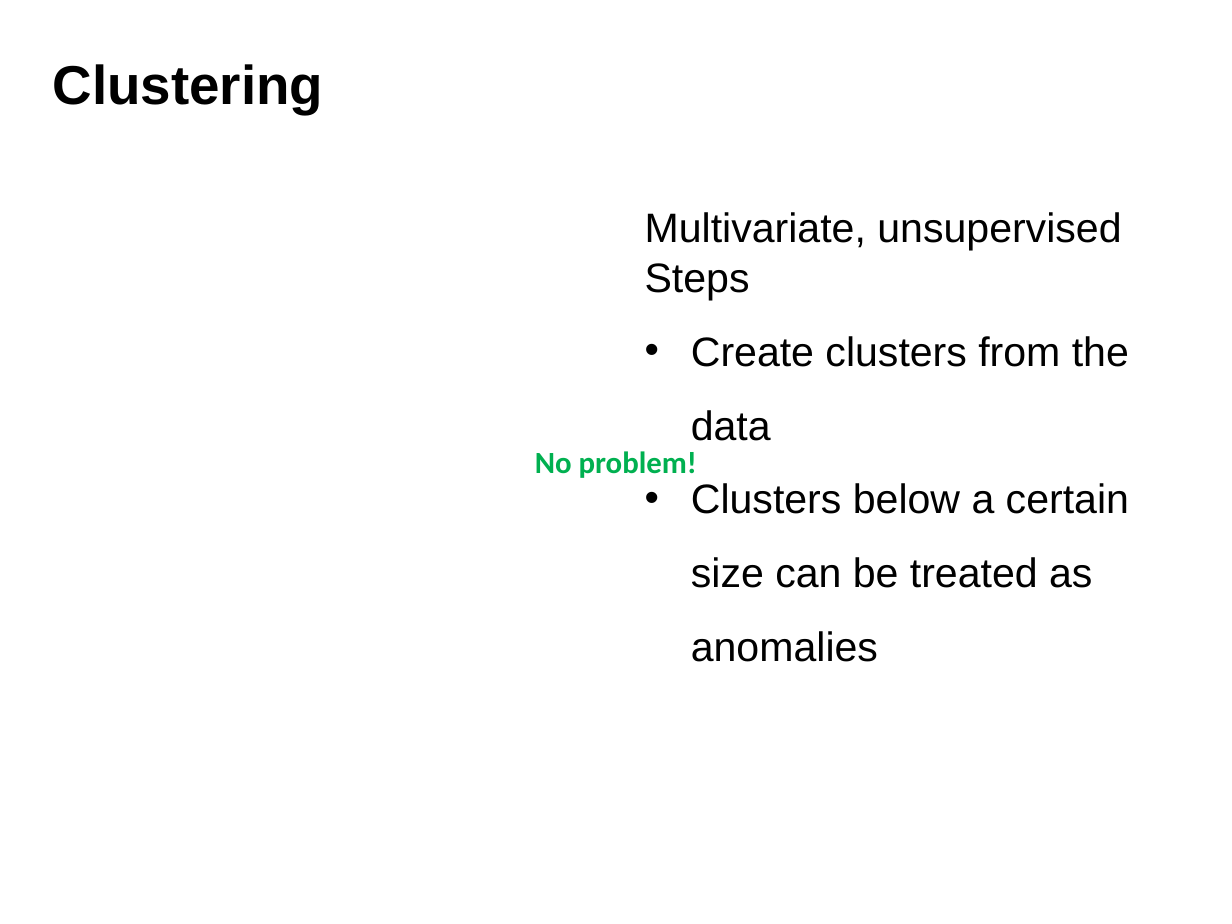
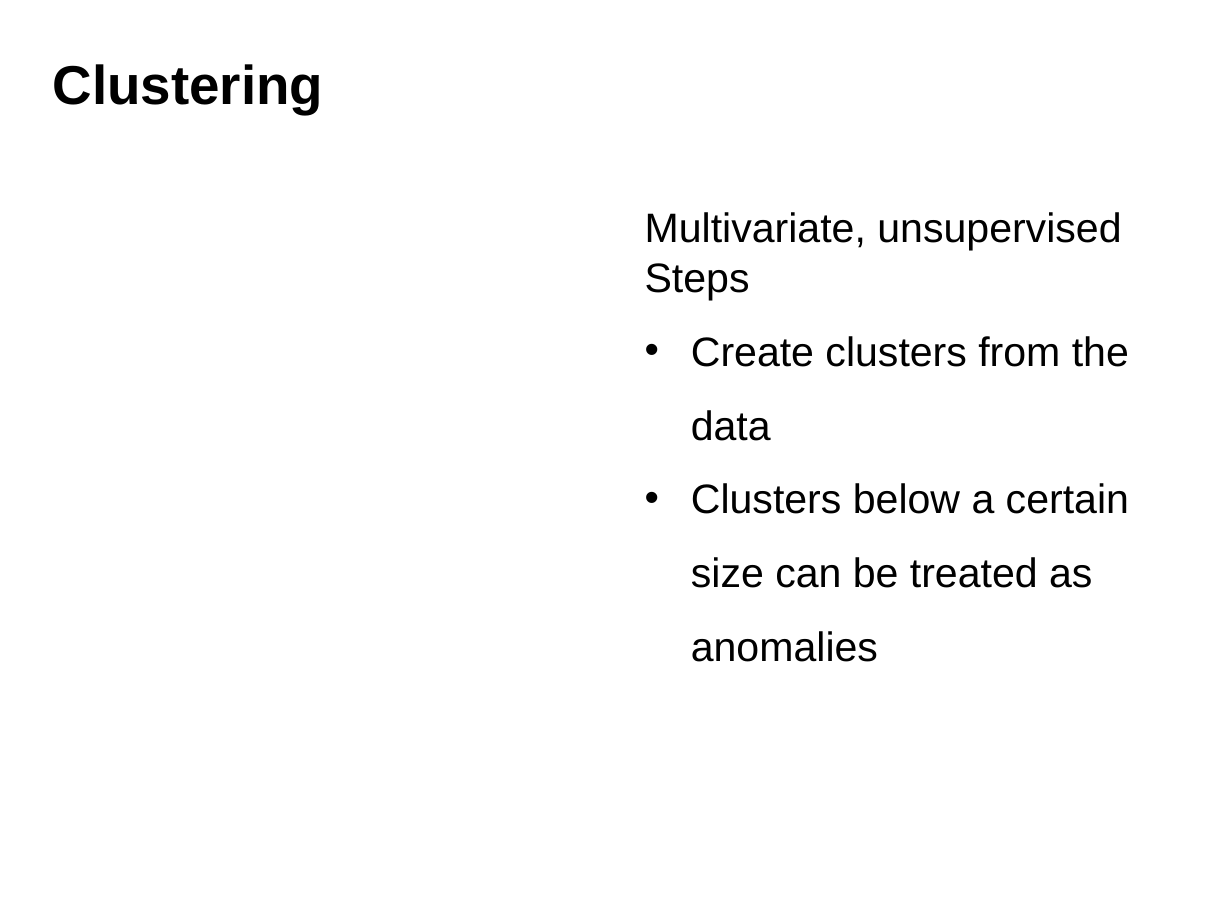
Before and after one commit to vaibhavpawar05/anomaly-detection, a slide deck: slide 19 of anomaly-detection.pptx (slide 18 before the commit). Drawn at 1232x924 pixels with LibreOffice and Linux fonts; fonts in the diff are those of the drawing. Boxes give left, top, right and bottom in pixels: in the first picture for what was removed or moved away, otherwise in the second. Text is boxed around its words. In the diff, an @@ line names an element or a change of style, - is before the commit and + after.

```diff
--- a/anomaly-detection.pptx
+++ b/anomaly-detection.pptx
@@ text removed at <box>535,451,697,478</box> @@
-No problem!
```
Also in this commit, not shown: 1 slide added.
